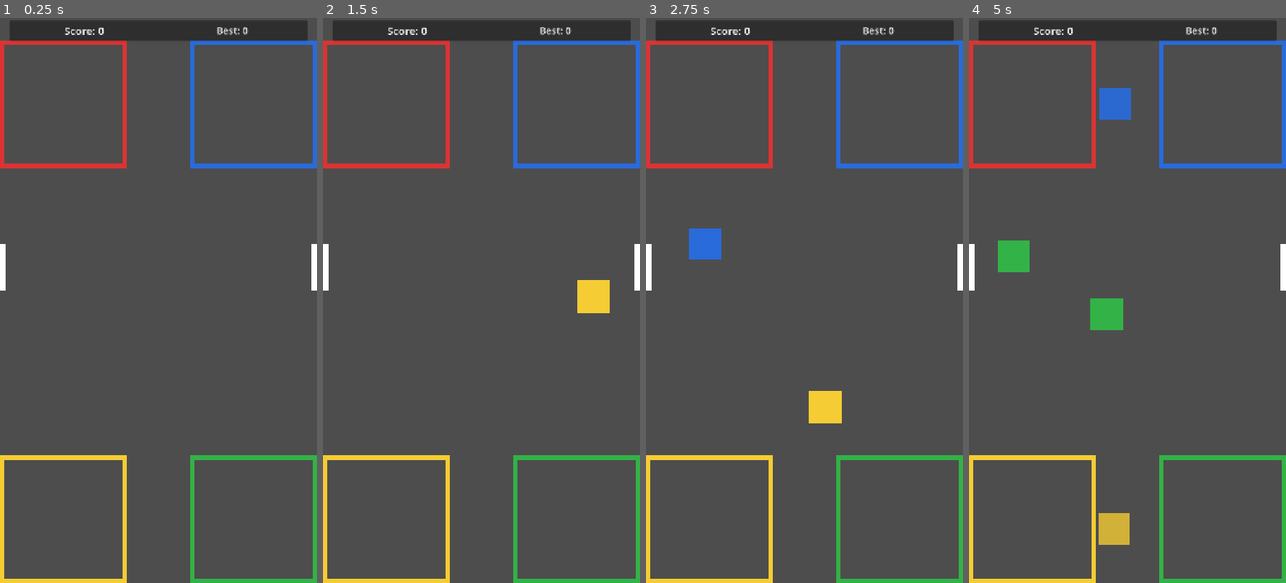
Above: before the commit, frames 1-4 (left to right).
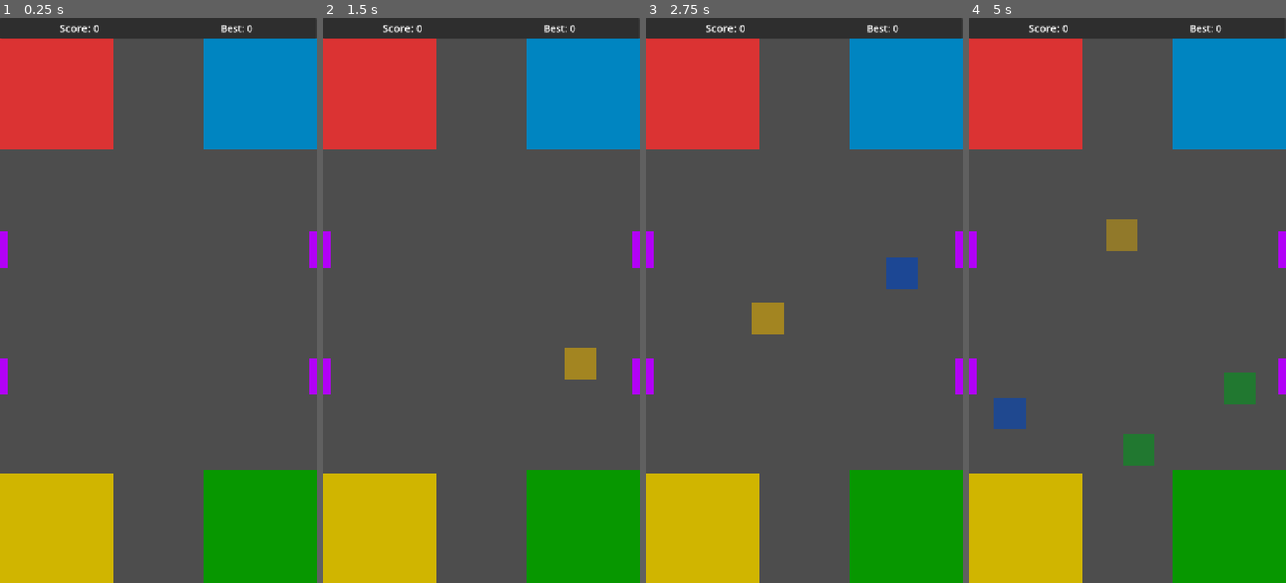
Above: after the commit, the same moments.

Repository: Alvidi/bomumon
Game: Godot game, scene res://scenes/Main.tscn
Two runs of this game, one before a commit and one after it. Both use one fixed random seed, a clock stepped at 60 frames per second and the inputs below.
Inputs (mouse positions are in pixels of both pictures, inside the frame that each line leads up to):
- Up to frame 1 (0.25 s): no input
- Up to frame 2 (1.5 s): tap Enter at 0.5 s; move the mouse to (551, 272) at 0.52 s; click (551, 272) at 0.67 s; drag from (418, 328) to (465, 413) at 1.27 s
- Up to frame 3 (2.75 s): move the mouse to (836, 176) at 2.02 s; click (836, 176) at 2.17 s
- Up to frame 4 (5 s): drag from (1111, 413) to (1032, 215) at 2.77 s; move the mouse to (1222, 385) at 3.52 s; click (1222, 385) at 3.67 s; drag from (1032, 215) to (1079, 159) at 4.27 s

The runs differ from the first frame. In frame 1, 32% of the frame differs, in the area x 0-100%, y 0-100%; in frame 2, 33%; in frame 3, 34%; in frame 4, 37%.

Commit message:
feat: sync updated scene layout and gameplay logic

Diff:
--- a/project.godot
+++ b/project.godot
@@ -19,9 +19,7 @@
 
 window/size/viewport_width=720
 window/size/viewport_height=1280
-window/size/mode=0
 window/stretch/mode="canvas_items"
-window/stretch/aspect="keep"
 
 [physics]
 
--- a/scenes/Main.tscn
+++ b/scenes/Main.tscn
@@ -1,8 +1,8 @@
-[gd_scene load_steps=2 format=3]
-
-[ext_resource type="Script" path="res://scripts/main.gd" id="1_m1"]
-
-[node name="RootUI" type="Control"]
+[gd_scene format=3 uid="uid://b4iwxw40x2kfa"]
+
+[ext_resource type="Script" uid="uid://ojx43yql5l2e" path="res://scripts/main.gd" id="1_m1"]
+
+[node name="RootUI" type="Control" unique_id=990227114]
 layout_mode = 3
 anchors_preset = 15
 anchor_right = 1.0
@@ -11,91 +11,133 @@
 grow_vertical = 2
 script = ExtResource("1_m1")
 
-[node name="PlayArea" type="Control" parent="."]
-layout_mode = 1
-anchors_preset = 10
+[node name="gates" type="Control" parent="." unique_id=2025302808]
+layout_mode = 1
 anchor_right = 1.0
 anchor_bottom = 0.7
-grow_horizontal = 2
-
-[node name="LeftGate" type="ColorRect" parent="PlayArea"]
-color = Color(1, 1, 1, 1)
-
-[node name="RightGate" type="ColorRect" parent="PlayArea"]
-color = Color(1, 1, 1, 1)
-
-[node name="TopZonesArea" type="Control" parent="."]
-layout_mode = 1
-anchors_preset = 10
-anchor_top = 0.0
-anchor_right = 1.0
-anchor_bottom = 0.40
-grow_horizontal = 2
-
-[node name="TopLeftZone" type="ColorRect" parent="TopZonesArea"]
-layout_mode = 1
-anchors_preset = 9
-anchor_right = 0.5
-anchor_bottom = 1.0
-grow_vertical = 2
-color = Color(0.86, 0.20, 0.20, 1)
-
-[node name="TopRightZone" type="ColorRect" parent="TopZonesArea"]
-layout_mode = 1
-anchors_preset = 11
-anchor_left = 0.5
-anchor_right = 1.0
-anchor_bottom = 1.0
-grow_horizontal = 2
-grow_vertical = 2
-color = Color(0.16, 0.42, 0.86, 1)
-
-[node name="ZonesArea" type="Control" parent="."]
-layout_mode = 1
-anchors_preset = 12
-anchor_top = 0.7
-anchor_right = 1.0
-anchor_bottom = 1.0
-grow_horizontal = 2
-grow_vertical = 2
-
-[node name="BottomLeftZone" type="ColorRect" parent="ZonesArea"]
-layout_mode = 1
-anchors_preset = 9
-anchor_right = 0.5
-anchor_bottom = 1.0
-grow_vertical = 2
-color = Color(0.96, 0.80, 0.20, 1)
-
-[node name="BottomRightZone" type="ColorRect" parent="ZonesArea"]
-layout_mode = 1
-anchors_preset = 11
-anchor_left = 0.5
-anchor_right = 1.0
-anchor_bottom = 1.0
-grow_horizontal = 2
-grow_vertical = 2
-color = Color(0.20, 0.70, 0.28, 1)
-
-[node name="HUD" type="Control" parent="."]
-layout_mode = 1
-anchors_preset = 15
-anchor_right = 1.0
-anchor_bottom = 1.0
+offset_bottom = 379.0
+grow_horizontal = 2
+
+[node name="2gate" type="ColorRect" parent="gates" unique_id=2072315664]
+layout_mode = 1
+anchors_preset = -1
+anchor_right = 0.5
+anchor_bottom = 1.0
+offset_top = 485.0
+offset_right = -343.0
+offset_bottom = -708.0
+grow_vertical = 2
+color = Color(0.6994872, 0.0032157118, 0.9673886, 1)
+
+[node name="1gate" type="ColorRect" parent="gates" unique_id=123333811]
+layout_mode = 1
+anchors_preset = -1
+anchor_right = 0.5
+anchor_bottom = 1.0
+offset_top = 770.0
+offset_right = -343.0
+offset_bottom = -423.0
+grow_vertical = 2
+color = Color(0.6994872, 0.0032157118, 0.9673886, 1)
+
+[node name="3gate" type="ColorRect" parent="gates" unique_id=1986809228]
+layout_mode = 1
+anchors_preset = -1
+anchor_right = 0.5
+anchor_bottom = 1.0
+offset_left = 703.0
+offset_top = 770.0
+offset_right = 360.0
+offset_bottom = -423.0
+grow_vertical = 2
+color = Color(0.6994872, 0.0032157118, 0.9673886, 1)
+
+[node name="4gate" type="ColorRect" parent="gates" unique_id=1625480533]
+layout_mode = 1
+anchors_preset = -1
+anchor_right = 0.5
+anchor_bottom = 1.0
+offset_left = 703.0
+offset_top = 485.0
+offset_right = 360.0
+offset_bottom = -708.0
+grow_vertical = 2
+color = Color(0.6994872, 0.0032157118, 0.9673886, 1)
+
+[node name="ZonesArea" type="Control" parent="." unique_id=1169637070]
+layout_mode = 1
+anchor_right = 1.0
+anchor_bottom = 0.4
+offset_bottom = 768.0
+grow_horizontal = 2
+
+[node name="yellowZone" type="ColorRect" parent="ZonesArea" unique_id=1482375549]
+layout_mode = 1
+anchors_preset = -1
+anchor_right = 0.5
+anchor_bottom = 1.0
+offset_top = 1031.0
+offset_right = -101.0
+grow_vertical = 2
+color = Color(0.81582147, 0.7104519, 0, 1)
+
+[node name="RedZone" type="ColorRect" parent="ZonesArea" unique_id=1485974140]
+layout_mode = 1
+anchors_preset = -1
+anchor_right = 0.5
+anchor_bottom = 1.0
+offset_top = 47.0
+offset_right = -101.0
+offset_bottom = -984.0
+grow_vertical = 2
+color = Color(0.86, 0.2, 0.2, 1)
+
+[node name="BlueZone" type="ColorRect" parent="ZonesArea" unique_id=1164579740]
+layout_mode = 1
+anchors_preset = -1
+anchor_right = 0.5
+anchor_bottom = 1.0
+offset_left = 461.0
+offset_top = 47.0
+offset_right = 360.0
+offset_bottom = -984.0
+grow_vertical = 2
+color = Color(1.540184e-06, 0.5199557, 0.75865495, 1)
+
+[node name="GreenZone" type="ColorRect" parent="ZonesArea" unique_id=749491485]
+layout_mode = 1
+anchors_preset = -1
+anchor_right = 0.5
+anchor_bottom = 1.0
+offset_left = 461.0
+offset_top = 1023.0
+offset_right = 360.0
+grow_vertical = 2
+color = Color(0.027635064, 0.5909482, 0, 1)
+
+[node name="HUD" type="Control" parent="." unique_id=1285168376]
+layout_mode = 1
+anchors_preset = 15
+anchor_right = 1.0
+anchor_bottom = 1.0
+offset_left = 2.0
+offset_right = 3.0
+offset_bottom = -5.0
 grow_horizontal = 2
 grow_vertical = 2
 mouse_filter = 2
 
-[node name="ScoreBox" type="Panel" parent="HUD"]
-layout_mode = 1
-anchors_preset = 10
+[node name="ScoreBox" type="Panel" parent="HUD" unique_id=897563242]
+layout_mode = 1
+anchors_preset = -1
 anchor_left = 0.03
 anchor_right = 0.97
-offset_top = 6.0
-offset_bottom = 52.0
-grow_horizontal = 2
-
-[node name="HBox" type="HBoxContainer" parent="HUD/ScoreBox"]
+offset_left = -23.63
+offset_right = 17.630005
+offset_bottom = 47.0
+grow_horizontal = 2
+
+[node name="HBox" type="HBoxContainer" parent="HUD/ScoreBox" unique_id=975924823]
 layout_mode = 1
 anchors_preset = 15
 anchor_right = 1.0
@@ -104,33 +146,38 @@
 offset_top = 5.0
 offset_right = -12.0
 offset_bottom = -5.0
+grow_horizontal = 2
+grow_vertical = 2
 theme_override_constants/separation = 20
 alignment = 1
 
-[node name="ScoreLabel" type="Label" parent="HUD/ScoreBox/HBox"]
+[node name="ScoreLabel" type="Label" parent="HUD/ScoreBox/HBox" unique_id=790654406]
 layout_mode = 2
 size_flags_horizontal = 3
 theme_override_font_sizes/font_size = 24
+text = "Score: 0"
 horizontal_alignment = 1
-text = "Score: 0"
-
-[node name="BestLabel" type="Label" parent="HUD/ScoreBox/HBox"]
+
+[node name="BestLabel" type="Label" parent="HUD/ScoreBox/HBox" unique_id=527498951]
 layout_mode = 2
 size_flags_horizontal = 3
 theme_override_font_sizes/font_size = 22
+text = "Best: 0"
 horizontal_alignment = 1
-text = "Best: 0"
-
-[node name="GameOverPanel" type="Panel" parent="."]
+
+[node name="GameOverPanel" type="Panel" parent="." unique_id=836445127]
 visible = false
-layout_mode = 1
-anchors_preset = 8
+z_index = 100
+layout_mode = 1
+anchors_preset = -1
 anchor_left = 0.16
 anchor_top = 0.32
 anchor_right = 0.84
 anchor_bottom = 0.68
-
-[node name="VBox" type="VBoxContainer" parent="GameOverPanel"]
+grow_horizontal = 2
+grow_vertical = 2
+
+[node name="VBox" type="VBoxContainer" parent="GameOverPanel" unique_id=201597992]
 layout_mode = 1
 anchors_preset = 15
 anchor_right = 1.0
@@ -139,16 +186,18 @@
 offset_top = 20.0
 offset_right = -20.0
 offset_bottom = -20.0
+grow_horizontal = 2
+grow_vertical = 2
 theme_override_constants/separation = 24
 alignment = 1
 
-[node name="GameOverText" type="Label" parent="GameOverPanel/VBox"]
+[node name="GameOverText" type="Label" parent="GameOverPanel/VBox" unique_id=154614352]
 layout_mode = 2
 theme_override_font_sizes/font_size = 44
+text = "GAME OVER"
 horizontal_alignment = 1
-text = "GAME OVER"
-
-[node name="RestartButton" type="Button" parent="GameOverPanel/VBox"]
+
+[node name="RestartButton" type="Button" parent="GameOverPanel/VBox" unique_id=1293210755]
 layout_mode = 2
 size_flags_horizontal = 4
 theme_override_font_sizes/font_size = 34
--- a/scripts/main.gd
+++ b/scripts/main.gd
@@ -22,12 +22,12 @@
 	GAME_OVER,
 }
 
-@onready var play_area: Control = $PlayArea
-@onready var top_zones_area: Control = $TopZonesArea
-@onready var bottom_zones_area: Control = $ZonesArea
-
-@onready var left_gate: ColorRect = $PlayArea/LeftGate
-@onready var right_gate: ColorRect = $PlayArea/RightGate
+@onready var play_area: Control = $gates
+
+@onready var left_top_gate: ColorRect = $"gates/2gate"
+@onready var left_bottom_gate: ColorRect = $"gates/1gate"
+@onready var right_top_gate: ColorRect = $"gates/4gate"
+@onready var right_bottom_gate: ColorRect = $"gates/3gate"
 
 @onready var score_label: Label = $HUD/ScoreBox/HBox/ScoreLabel
 @onready var best_label: Label = $HUD/ScoreBox/HBox/BestLabel
@@ -36,10 +36,10 @@
 @onready var game_over_text: Label = $GameOverPanel/VBox/GameOverText
 @onready var restart_button: Button = $GameOverPanel/VBox/RestartButton
 
-@onready var top_left_zone: ColorRect = $TopZonesArea/TopLeftZone
-@onready var top_right_zone: ColorRect = $TopZonesArea/TopRightZone
-@onready var bottom_left_zone: ColorRect = $ZonesArea/BottomLeftZone
-@onready var bottom_right_zone: ColorRect = $ZonesArea/BottomRightZone
+@onready var top_left_zone: ColorRect = $ZonesArea/RedZone
+@onready var top_right_zone: ColorRect = $ZonesArea/BlueZone
+@onready var bottom_left_zone: ColorRect = $ZonesArea/yellowZone
+@onready var bottom_right_zone: ColorRect = $ZonesArea/GreenZone
 
 var game_state: GameState = GameState.PLAYING
 var score := 0
@@ -60,12 +60,7 @@
 func _ready() -> void:
 	randomize()
 	restart_button.pressed.connect(_on_restart_pressed)
-	resized.connect(_on_root_resized)
 	load_best_score()
-	prepare_zone_nodes()
-	apply_zone_frame_visuals()
-	layout_zone_squares()
-	layout_gates()
 	apply_pixel_font_if_available()
 	reset_game()
 
@@ -194,7 +189,10 @@
 	var dropped_zone: Variant = zone_for_position(pointer_position)
 	var expected_zone: Variant = expected_zone_for_type(str(released_bomb.get_meta("bomb_type")))
 
-	if dropped_zone != null and dropped_zone == expected_zone:
+	if dropped_zone == null:
+		return
+
+	if dropped_zone == expected_zone:
 		score += 1
 		update_hud()
 		park_bomb_in_zone(released_bomb, expected_zone)
@@ -296,6 +294,7 @@
 func park_bomb_in_zone(node: ColorRect, zone: ColorRect) -> void:
 	var zone_rect: Rect2 = zone.get_global_rect()
 	var bomb_rect := Rect2(node.global_position, node.size)
+	node.z_index = 20
 
 	var min_x := zone_rect.position.x
 	var max_x := zone_rect.end.x - node.size.x
@@ -360,6 +359,7 @@
 func spawn_bomb() -> void:
 	var bomb := ColorRect.new()
 	bomb.mouse_filter = Control.MOUSE_FILTER_IGNORE
+	bomb.z_index = 10
 
 	var bomb_type := random_bomb_type()
 	bomb.color = color_for_type(bomb_type)
@@ -399,13 +399,13 @@
 func color_for_type(bomb_type: String) -> Color:
 	match bomb_type:
 		BOMB_RED:
-			return Color(0.86, 0.20, 0.20, 1.0)
+			return Color(0.58, 0.14, 0.14, 1.0)
 		BOMB_BLUE:
-			return Color(0.16, 0.42, 0.86, 1.0)
+			return Color(0.11, 0.28, 0.58, 1.0)
 		BOMB_YELLOW:
-			return Color(0.96, 0.80, 0.20, 1.0)
+			return Color(0.64, 0.52, 0.13, 1.0)
 		_:
-			return Color(0.20, 0.70, 0.28, 1.0)
+			return Color(0.13, 0.47, 0.19, 1.0)
 
 
 func update_bomb_warning_visual(bomb_data: Dictionary) -> void:
@@ -434,7 +434,7 @@
 
 func get_spawn_data(bomb_side: float) -> Dictionary:
 	var play_global_pos: Vector2 = play_area.global_position
-	var gates: Array[ColorRect] = [left_gate, right_gate]
+	var gates: Array[ColorRect] = [left_top_gate, left_bottom_gate, right_top_gate, right_bottom_gate]
 
 	for _attempt in range(16):
 		var gate: ColorRect = gates[randi() % gates.size()]
@@ -447,7 +447,7 @@
 			spawn_y = randf_range(y_min, y_max)
 		var spawn_x := gate.position.x + gate.size.x + 4.0
 		var direction := Vector2.RIGHT
-		if gate == right_gate:
+		if gate == right_top_gate or gate == right_bottom_gate:
 			spawn_x = gate.position.x - bomb_side - 4.0
 			direction = Vector2.LEFT
 
@@ -464,7 +464,7 @@
 	var fallback_gate: ColorRect = gates[randi() % gates.size()]
 	var fallback_pos := fallback_gate.position + (fallback_gate.size * 0.5) - Vector2(bomb_side * 0.5, bomb_side * 0.5)
 	var fallback_dir := Vector2.RIGHT
-	if fallback_gate == right_gate:
+	if fallback_gate == right_top_gate or fallback_gate == right_bottom_gate:
 		fallback_dir = Vector2.LEFT
 	var fallback_velocity := fallback_dir.rotated(deg_to_rad(randf_range(-25.0, 25.0))).normalized() * bomb_speed
 	return {
@@ -561,7 +561,6 @@
 	bomb_speed = START_BOMB_SPEED
 	spawn_accumulator = 0.0
 
-	layout_zone_squares()
 	game_over_panel.visible = false
 	update_hud()
 
@@ -590,111 +589,6 @@
 	cfg.save(SAVE_PATH)
 
 
-func _on_root_resized() -> void:
-	layout_zone_squares()
-	layout_gates()
-
-
-func prepare_zone_nodes() -> void:
-	var all_zones: Array[ColorRect] = [top_left_zone, top_right_zone, bottom_left_zone, bottom_right_zone]
-	for zone: ColorRect in all_zones:
-		zone.anchor_left = 0.0
-		zone.anchor_top = 0.0
-		zone.anchor_right = 0.0
-		zone.anchor_bottom = 0.0
-
-
-func apply_zone_frame_visuals() -> void:
-	configure_zone_frame(top_left_zone, Color(0.86, 0.20, 0.20, 1.0))
-	configure_zone_frame(top_right_zone, Color(0.16, 0.42, 0.86, 1.0))
-	configure_zone_frame(bottom_left_zone, Color(0.96, 0.80, 0.20, 1.0))
-	configure_zone_frame(bottom_right_zone, Color(0.20, 0.70, 0.28, 1.0))
-
-
-func configure_zone_frame(zone: ColorRect, border_color: Color) -> void:
-	zone.color = Color(0.0, 0.0, 0.0, 0.0)
-	ensure_zone_border_part(zone, "BorderTop", border_color)
-	ensure_zone_border_part(zone, "BorderBottom", border_color)
-	ensure_zone_border_part(zone, "BorderLeft", border_color)
-	ensure_zone_border_part(zone, "BorderRight", border_color)
-	layout_zone_border(zone)
-
-
-func ensure_zone_border_part(zone: ColorRect, node_name: String, border_color: Color) -> void:
-	var part: ColorRect = zone.get_node_or_null(node_name) as ColorRect
-	if part == null:
-		part = ColorRect.new()
-		part.name = node_name
-		part.mouse_filter = Control.MOUSE_FILTER_IGNORE
-		zone.add_child(part)
-	part.color = border_color
-
-
-func layout_zone_border(zone: ColorRect) -> void:
-	var thickness := maxf(3.0, zone.size.x * 0.035)
-
-	var top: ColorRect = zone.get_node("BorderTop") as ColorRect
-	top.anchor_left = 0.0
-	top.anchor_top = 0.0
-	top.anchor_right = 1.0
-	top.anchor_bottom = 0.0
-	top.offset_left = 0.0
-	top.offset_top = 0.0
-	top.offset_right = 0.0
-	top.offset_bottom = thickness
-
-	var bottom: ColorRect = zone.get_node("BorderBottom") as ColorRect
-	bottom.anchor_left = 0.0
-	bottom.anchor_top = 1.0
-	bottom.anchor_right = 1.0
-	bottom.anchor_bottom = 1.0
-	bottom.offset_left = 0.0
-	bottom.offset_top = -thickness
-	bottom.offset_right = 0.0
-	bottom.offset_bottom = 0.0
-
-	var left: ColorRect = zone.get_node("BorderLeft") as ColorRect
-	left.anchor_left = 0.0
-	left.anchor_top = 0.0
-	left.anchor_right = 0.0
-	left.anchor_bottom = 1.0
-	left.offset_left = 0.0
-	left.offset_top = 0.0
-	left.offset_right = thickness
-	left.offset_bottom = 0.0
-
-	var right: ColorRect = zone.get_node("BorderRight") as ColorRect
-	right.anchor_left = 1.0
-	right.anchor_top = 0.0
-	right.anchor_right = 1.0
-	right.anchor_bottom = 1.0
-	right.offset_left = -thickness
-	right.offset_top = 0.0
-	right.offset_right = 0.0
-	right.offset_bottom = 0.0
-
-
-func layout_zone_squares() -> void:
-	layout_pair_in_corners(top_zones_area, top_left_zone, top_right_zone, true)
-	layout_pair_in_corners(bottom_zones_area, bottom_left_zone, bottom_right_zone, false)
-
-
-func layout_gates() -> void:
-	var gate_width := 14.0
-	var gate_height := clampf(play_area.size.y * 0.14, 58.0, 104.0)
-	var horizontal_inset := 0.0
-	var min_y := score_box.get_global_rect().end.y - play_area.global_position.y + 6.0
-	var max_y := maxf(min_y, play_area.size.y - gate_height)
-	var middle_ratio := 0.62
-	var middle_y := clampf(lerpf(min_y, max_y, middle_ratio), min_y, max_y)
-
-	left_gate.position = Vector2(horizontal_inset, middle_y)
-	left_gate.size = Vector2(gate_width, gate_height)
-
-	right_gate.position = Vector2(play_area.size.x - horizontal_inset - gate_width, middle_y)
-	right_gate.size = Vector2(gate_width, gate_height)
-
-
 func apply_pixel_font_if_available() -> void:
 	var font_path := "res://assets/fonts/PressStart2P-Regular.ttf"
 	if not ResourceLoader.exists(font_path):
@@ -708,30 +602,3 @@
 	best_label.add_theme_font_override("font", font_resource)
 	game_over_text.add_theme_font_override("font", font_resource)
 	restart_button.add_theme_font_override("font", font_resource)
-
-
-func layout_pair_in_corners(area: Control, left_zone: ColorRect, right_zone: ColorRect, is_top_row: bool) -> void:
-	var area_size := area.size
-	if area_size.x <= 0.0 or area_size.y <= 0.0:
-		return
-
-	var max_side_by_height := maxf(16.0, area_size.y * 0.84)
-	var max_side_by_width := maxf(16.0, area_size.x * 0.40)
-	var side := minf(max_side_by_height, max_side_by_width)
-
-	var left_x := 0.0
-	var right_x := area_size.x - side
-
-	var y := area_size.y - side
-	if is_top_row:
-		var score_bottom_global := score_box.get_global_rect().end.y
-		var min_y_from_score := score_bottom_global - area.global_position.y
-		y = clampf(min_y_from_score, 0.0, area_size.y - side)
-
-	left_zone.position = Vector2(left_x, y)
-	left_zone.size = Vector2(side, side)
-	layout_zone_border(left_zone)
-
-	right_zone.position = Vector2(right_x, y)
-	right_zone.size = Vector2(side, side)
-	layout_zone_border(right_zone)
